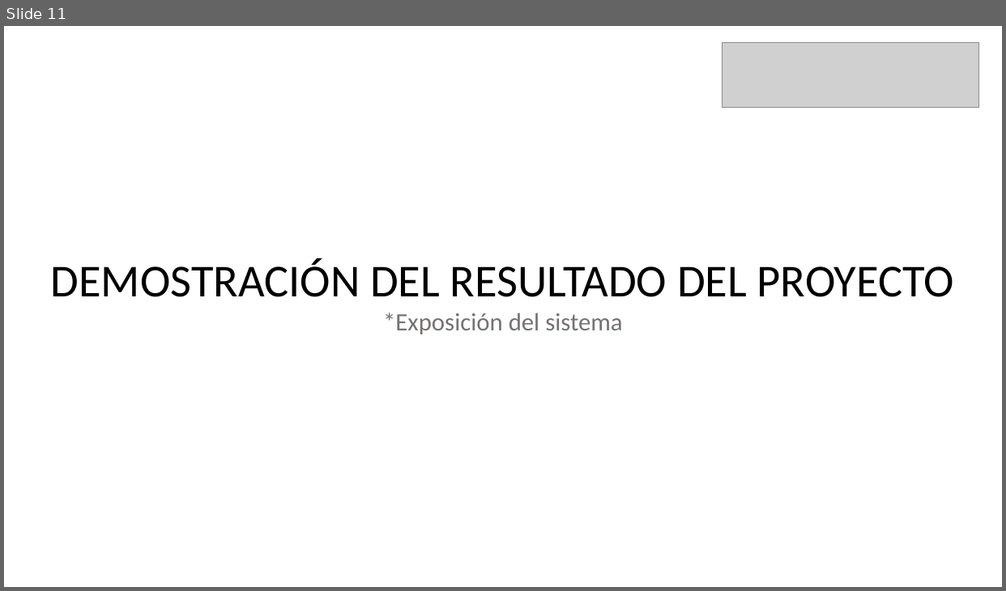
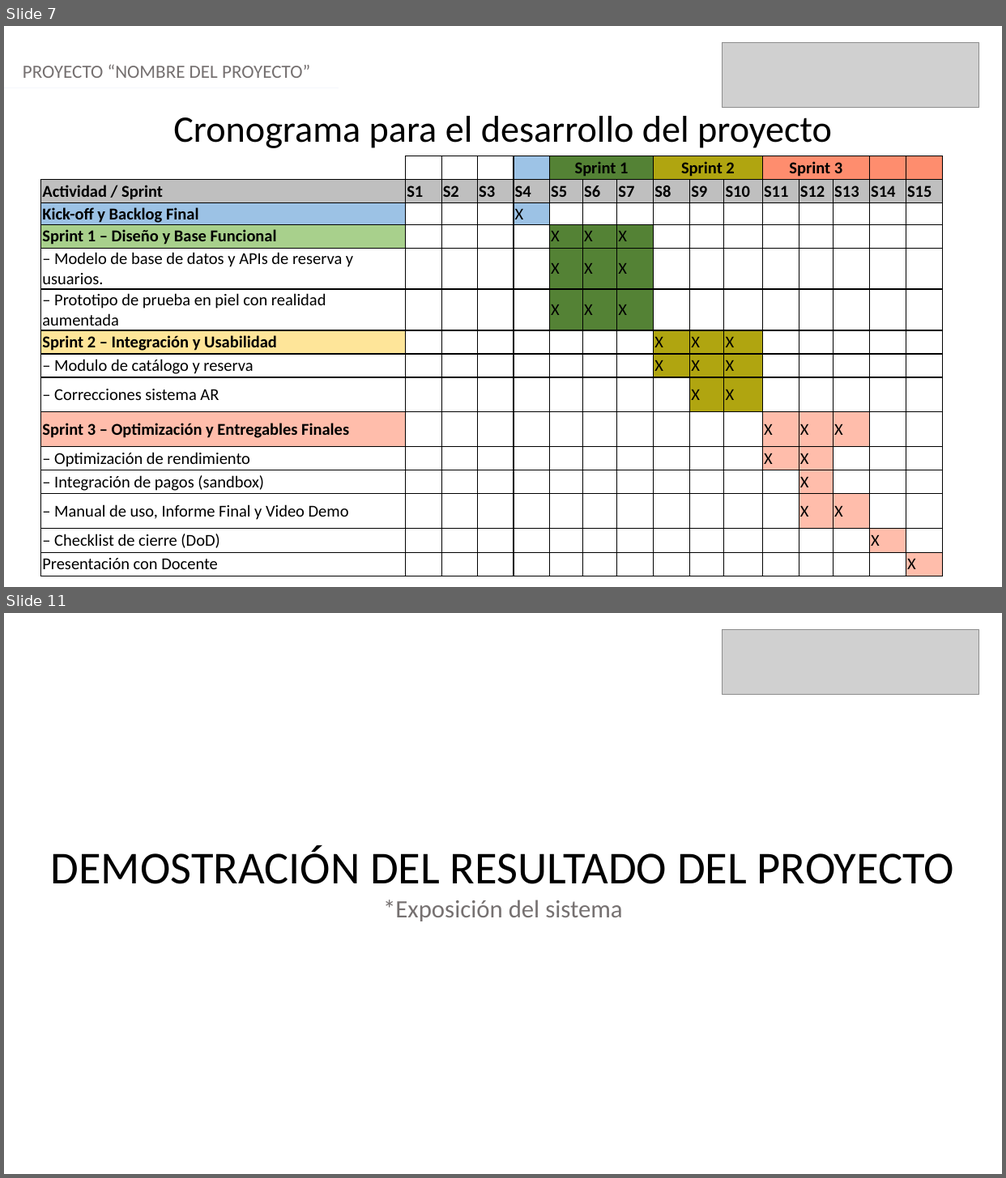
Before and after one commit to FelixCifuentesCid/Grupo14, a slide deck: Fase 2/Evidencias Proyecto/Presentación Proyecto.pptx. Shown one above the other, each under a label of ours: slide 11 before the commit, slides 7 and 11 after it; the slides between them are not shown. The pictures are 1006x591 and 1006x1178 pixels, drawn with LibreOffice and Linux fonts; fonts in the diff are those of the drawing; grey boxes stand for pictures. Boxes give left, top, right and bottom in pixels: in the first picture for what was removed or moved away, otherwise in the second. Text is boxed around its words. In the diff, an @@ line names an element or a change of style, - is before the commit and + after.

Commit message:
Evidencias de sistema y actualización PPT

```diff
--- a/Fase 2/Evidencias Proyecto/Presentación Proyecto.pptx
+++ b/Fase 2/Evidencias Proyecto/Presentación Proyecto.pptx
@@ slide 7 added at [4,26,1002,587], background #FFFFFF @@
@@ picture added at [722,43,979,108] @@
@@ text added at [23,64,310,78], 18 pt, text #757070 @@
+PROYECTO “NOMBRE DEL PROYECTO”
@@ line added from (4, 88) to (339, 88), #F5F7FC 1.25 pt @@
@@ text added at [173,116,832,148], 36 pt, text #000000 @@
+Cronograma para el desarrollo del proyecto
@@ table added at [40,156,944,577], 15 rows, 16 columns @@
+ |  |  |  |  | Sprint 1 |  |  | Sprint 2 |  |  | Sprint 3 |  |  |  | 
+Actividad / Sprint | S1 | S2 | S3 | S4 | S5 | S6 | S7 | S8 | S9 | S10 | S11 | S12 | S13 | S14 | S15
+Kick-off y Backlog Final |  |  |  | X |  |  |  |  |  |  |  |  |  |  | 
+Sprint 1 – Diseño y Base Funcional |  |  |  |  | X | X | X |  |  |  |  |  |  |  | 
+– Modelo de base de datos y APIs de reserva y usuarios. |  |  |  |  | X | X | X |  |  |  |  |  |  |  | 
+– Prototipo de prueba en piel con realidad aumentada |  |  |  |  | X | X | X |  |  |  |  |  |  |  | 
+Sprint 2 – Integración y Usabilidad |  |  |  |  |  |  |  | X | X | X |  |  |  |  | 
+– Modulo de catálogo y reserva |  |  |  |  |  |  |  | X | X | X |  |  |  |  | 
+– Correcciones sistema AR |  |  |  |  |  |  |  |  | X | X |  |  |  |  | 
+Sprint 3 – Optimización y Entregables Finales |  |  |  |  |  |  |  |  |  |  | X | X | X |  | 
+– Optimización de rendimiento |  |  |  |  |  |  |  |  |  |  | X | X |  |  | 
+– Integración de pagos (sandbox) |  |  |  |  |  |  |  |  |  |  |  | X |  |  | 
+– Manual de uso, Informe Final y Video Demo |  |  |  |  |  |  |  |  |  |  |  | X | X |  | 
+– Checklist de cierre (DoD) |  |  |  |  |  |  |  |  |  |  |  |  |  | X | 
+Presentación con Docente |  |  |  |  |  |  |  |  |  |  |  |  |  |  | X
```
Also in this commit, not shown: 8 slides changed, 1 other slide added, 2 slides removed, 11 other files.
